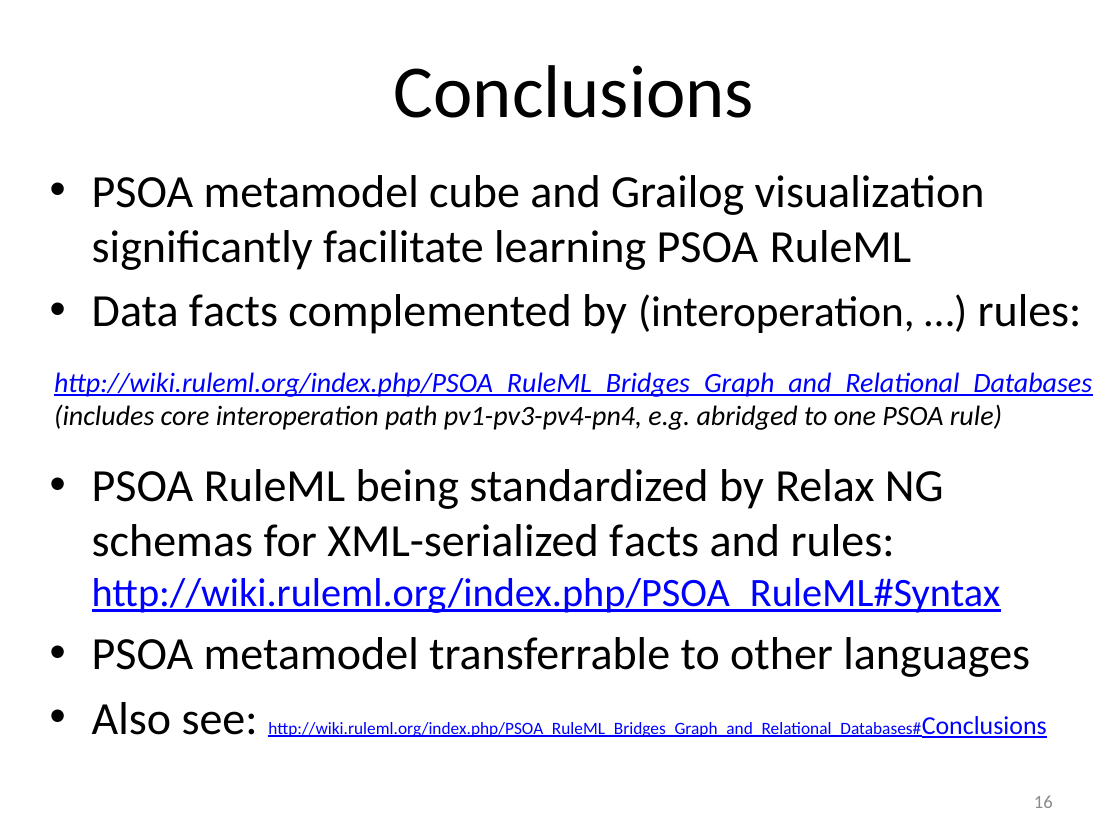
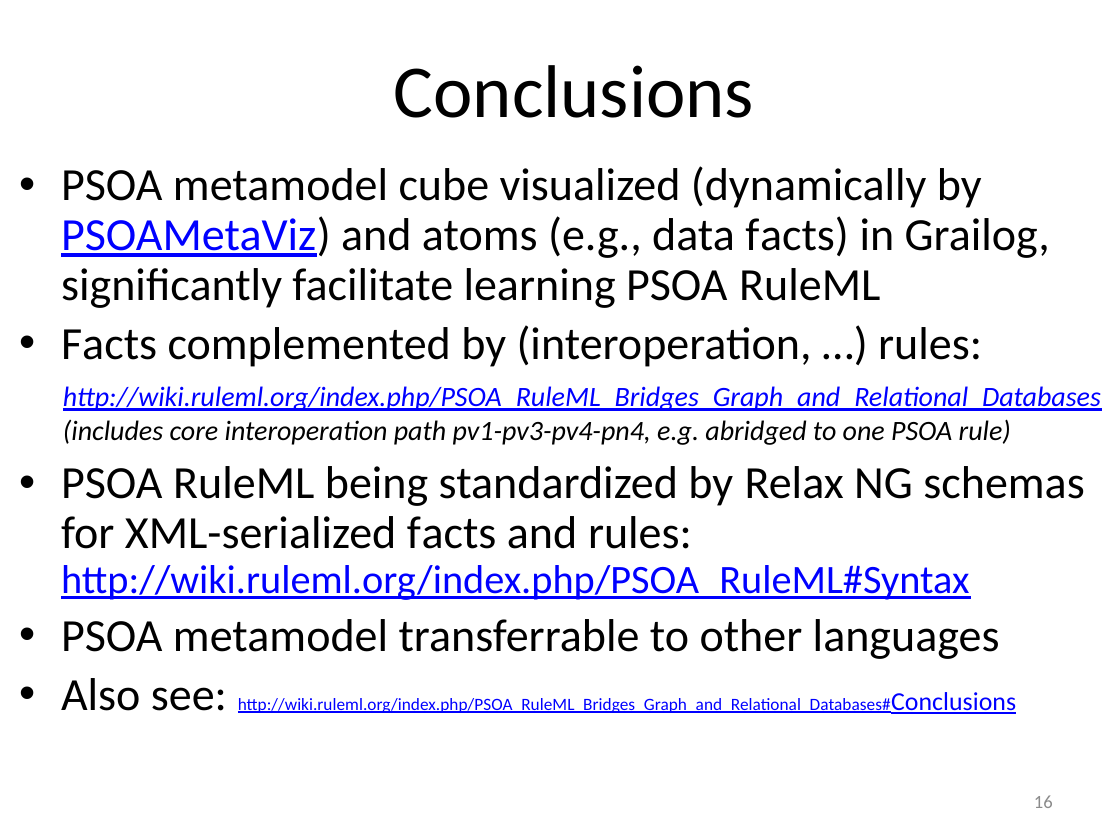
Before and after one commit to RuleML/ruleml-website, a slide deck: slide 16 of talks/PSOAMetamodelGrailogWedding.pptx. Drawn at 1120x840 pixels with LibreOffice and Linux fonts; fonts in the diff are those of the drawing. Boxes give left, top, right and bottom in pixels: in the first picture for what was removed or moved away, otherwise in the second. Text is boxed around its words. In the diff, an @@ line names an element or a change of style, - is before the commit and + after.

```diff
--- a/talks/PSOAMetamodelGrailogWedding.pptx
+++ b/talks/PSOAMetamodelGrailogWedding.pptx
@@ text "PSOA metamodel cube visualized (dynamically ...": place and size @@
-text "PSOA metamodel cube visualized (dynamically ..." at bbox=[92, 175, 1082, 737]
+text "PSOA metamodel cube visualized (dynamically ..." at bbox=[61, 166, 1084, 713]
@@ text at bbox=[61, 166, 1050, 367]: text changed @@
-• PSOA metamodel cube and Grailog visualization
-  significantly facilitate learning PSOA RuleML
-• Data facts complemented by (interoperation, …) rules:
+• PSOA metamodel cube visualized (dynamically by PSOAMetaViz) and atoms (e.g., data facts) in Grailog,
+  significantly facilitate learning PSOA RuleML
+• Facts complemented by (interoperation, …) rules:
@@ text "http://wiki.ruleml.org/index.php/PSOA_RuleML_Bridges_Graph_a ...": place and size @@
-text "http://wiki.ruleml.org/index.php/PSOA_RuleML_Bridges_Graph_a ..." at bbox=[54, 372, 1092, 430]
+text "http://wiki.ruleml.org/index.php/PSOA_RuleML_Bridges_Graph_a ..." at bbox=[63, 386, 1101, 445]
@@ text at bbox=[61, 466, 1084, 713]: line spacing 1 to 0.9 @@
```
Also in this commit, not shown: 3 other slides changed, 1 other file.
